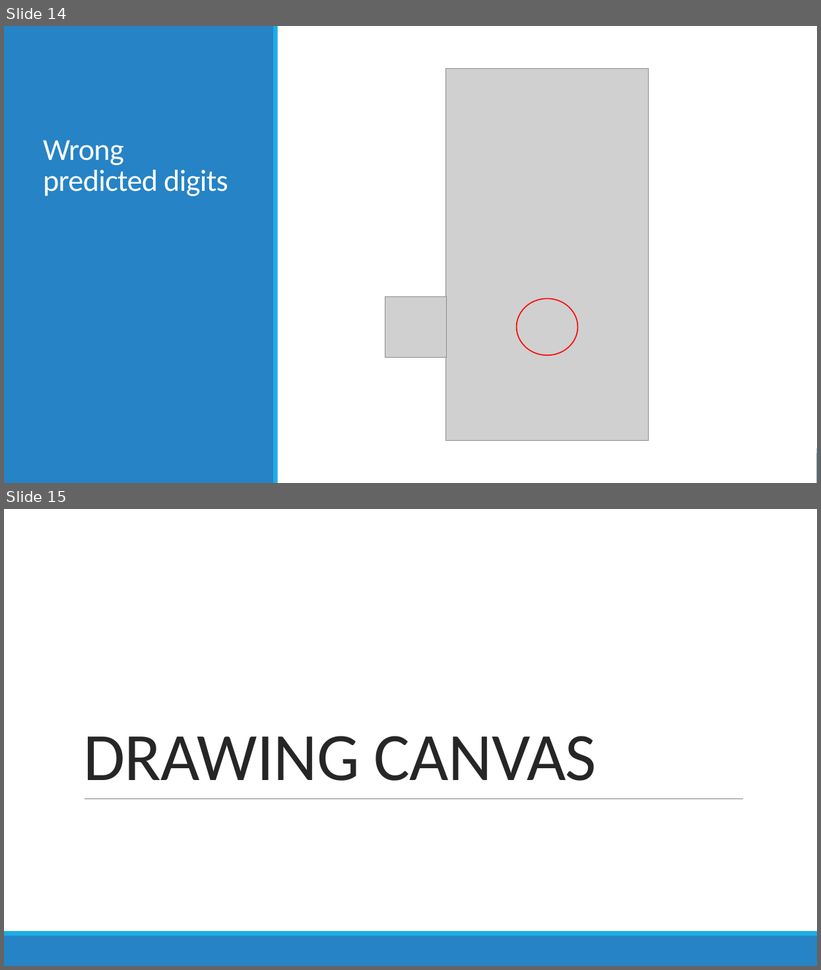
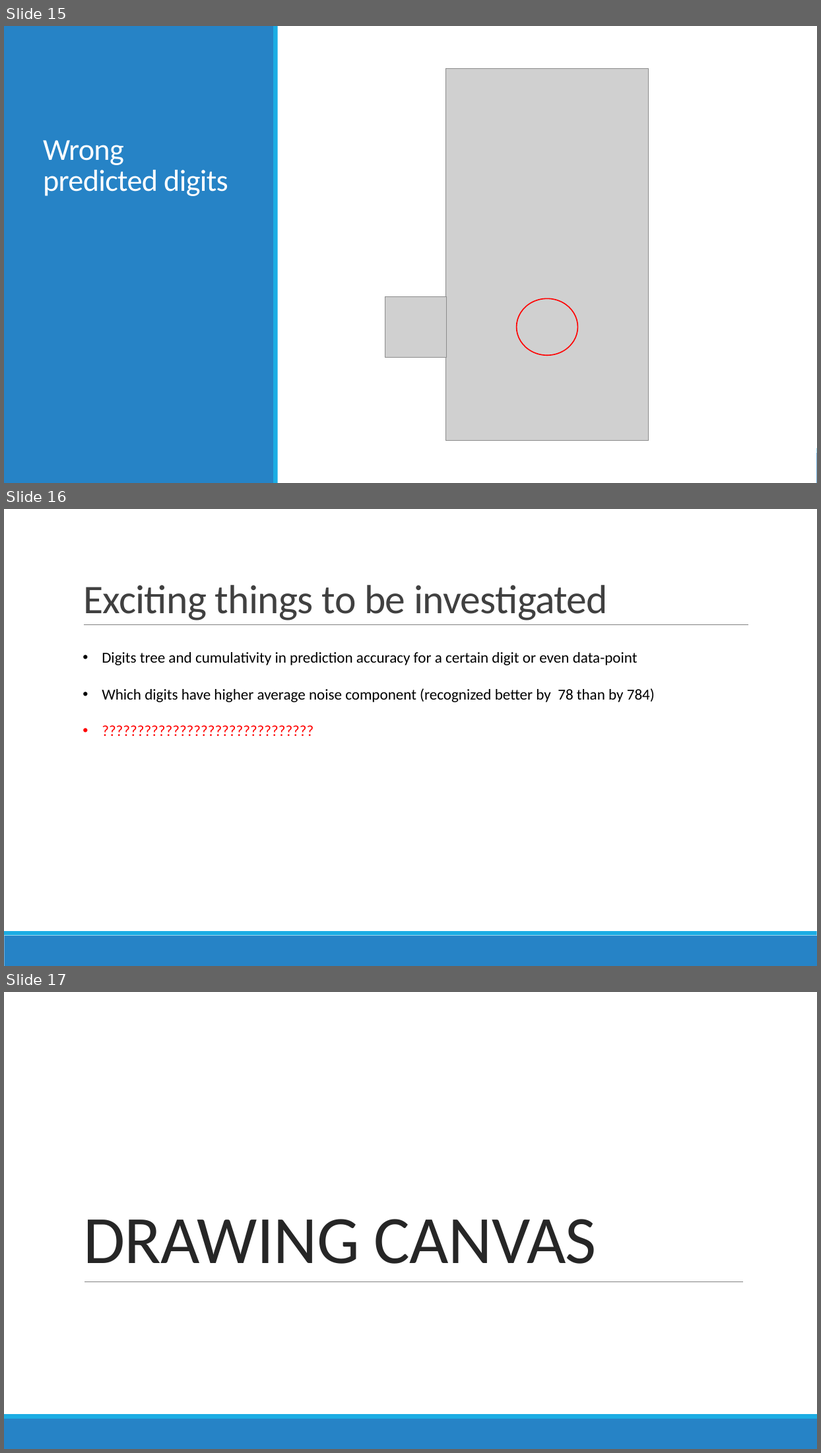
Before and after one commit to datascience-mobi/project-03-group-01, a slide deck: presentation_digit_recog2.pptx. Shown one above the other, each under a label of ours: slides 14 and 15 before the commit, slides 15, 16 and 17 after it. The pictures are 821x970 and 821x1453 pixels, drawn with LibreOffice and Linux fonts; fonts in the diff are those of the drawing; grey boxes stand for pictures. Boxes give left, top, right and bottom in pixels: in the first picture for what was removed or moved away, otherwise in the second. Text is boxed around its words. In the diff, an @@ line names an element or a change of style, - is before the commit and + after.

Commit message:
things to investigate in the future!! think about them

```diff
--- a/presentation_digit_recog2.pptx
+++ b/presentation_digit_recog2.pptx
@@ slide 16 added at (4,509,817,966), background #FFFFFF; not listed: 2 template elements that a slide beside it also shows @@
@@ title added at (83,585,608,621), 48 pt, text #404040 @@
+Exciting things to be investigated
@@ line added from (84, 625) to (748, 625), #808080 0.5 pt @@
@@ text added at (102,652,655,702), 18 pt, text #000000 @@
+• Digits tree and cumulativity in prediction accuracy for a certain digit or even data-point
+• Which digits have higher average noise component (recognized better by 78 than by 784)
+• ??????????????????????????????
@@ what was slide 14 is now slide 15 @@
@@ what was slide 15 is now slide 17 @@
```
Also in this commit, not shown: 2 slides changed, 1 other slide added.
